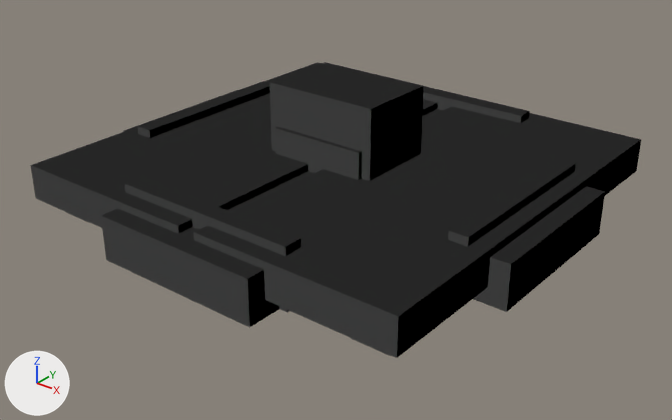
A saved change to the OBJ model src/main/resources/assets/electricity/models/pv_flat/pv_flat.obj.
The view is the same before and after, from a 50 mm camera at (1.128, -1.444, 0.86) aimed at (0.022, -0.061, 0.003). The axes (+X, +Y, +Z) are drawn at lower left. The lights are the same throughout. The older version comes first. Materials are left out; every surface is plain grey. Where no turn or scale is listed for an object, it has been applied to the vertices.

Before the edit, the objects in view are built like this:
```python
ob_harness = bpy.data.objects.new('harness', me_harness)
ob_harness.location = (0.0, 0.0, 0.0)
ob_harness_001 = bpy.data.objects.new('harness.001', me_harness_001)
ob_harness_001.location = (0.0, 0.0, 0.0)
ob_harness_002 = bpy.data.objects.new('harness.002', me_harness_002)
ob_harness_002.location = (0.0, 0.0, 0.0)
ob_harness_east = bpy.data.objects.new('harness_east', me_harness_east)
ob_harness_east.location = (0.0, 0.0, 0.0)
ob_harness_east_001 = bpy.data.objects.new('harness_east.001', me_harness_east_001)
ob_harness_east_001.location = (0.0, 0.0, 0.0)
ob_harness_north_001 = bpy.data.objects.new('harness_north.001', me_harness_north_001)
ob_harness_north_001.location = (0.0, 0.0, 0.0)
ob_harness_south = bpy.data.objects.new('harness_south', me_harness_south)
ob_harness_south.location = (0.0, 0.0, 0.0)
ob_harness_south_001 = bpy.data.objects.new('harness_south.001', me_harness_south_001)
ob_harness_south_001.location = (0.0, 0.0, 0.0)
ob_modules_001 = bpy.data.objects.new('modules.001', me_modules_001)
ob_modules_001.location = (0.0, 0.0, 0.0)
# me_harness_001
# before: 0 (-0.13, 0.09, 0.26) at pixel (324, 62), 1 (0.13, 0.09, 0.26) at pixel (423, 85), 2 (0.13, -0.09, 0.26) at pixel (370, 109), 3 (-0.13, -0.09, 0.26) at pixel (269, 82)
# also in view: 'modules.002' at (0.0, 0.0, 0.093); 'harness_west.001' at (-0.405, 0.0, 0.064); 'frame' at (0.0, 0.0, 0.055)
```
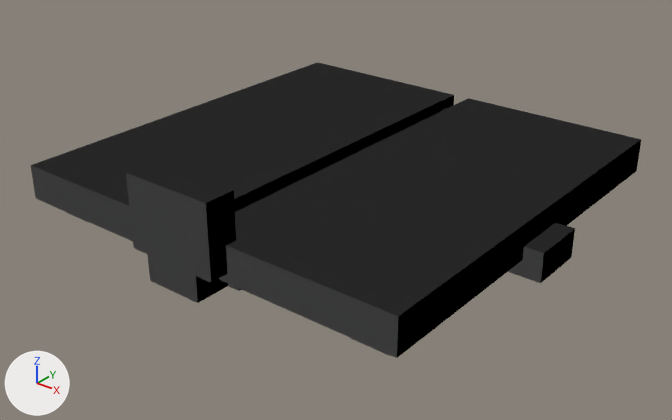
Boxes (x1, y1, x2, y2) around the edits, measured in the pictures (672 x 420 px):
'harness.001', reshaped
    before: (270, 62, 423, 109)
    after: (126, 173, 236, 282)
'harness_south', rescaled
    before: (101, 174, 305, 327)
    after: (147, 251, 228, 303)
'harness', reshaped (mostly hidden afterwards)
    before: (270, 83, 424, 181)
    after: (213, 279, 228, 294)
'harness_east', rescaled
    before: (473, 186, 605, 312)
    after: (508, 223, 575, 283)
'harness.002', reshaped
    before: (275, 127, 362, 180)
    after: (126, 162, 233, 203)
'harness_south.001', moved, rescaled (mostly hidden afterwards)
    before: (125, 177, 301, 312)
    after: (228, 284, 242, 291)
'harness_east.001', moved, rescaled (not visible afterwards)
    before: (448, 159, 576, 247)
'harness_west.001', moved, rescaled (not visible afterwards)
    before: (137, 81, 270, 138)
'harness_north.001', moved, rescaled (not visible afterwards)
    before: (423, 86, 530, 123)
part 2 of me_harness_001, deleted
    before: (270, 62, 423, 109)
part 3 of me_harness_001, added
    after: (126, 173, 236, 282)
part 4 of me_harness_002, deleted
    before: (275, 127, 362, 180)

What changed in the scene script:
```text
Change me_harness:
    remove me_harness.from_pydata(...)  # 8 vertices, 5 faces; spans x -0.13..0.13, y -0.09..0.09, z 0.094..0.26
    add me_harness.from_pydata(...)  # 8 vertices, 6 faces; spans x -0.062..0.062, y -0.46..0.0, z 0.0..0.063
    me_harness part 1: the whole mesh is rebuilt
Change me_harness_001:
    verts and faces of me_harness_001; kept vertices keep their numbers, new ones are numbered from 4
    remove me_harness_001.from_pydata(...)  # 4 vertices, 1 face; spans x -0.13..0.13, y -0.09..0.09, z 0.26
    add me_harness_001.from_pydata(...)  # 8 vertices, 5 faces; spans x -0.1..0.1, y -0.5..-0.435, z 0.055..0.205
    me_harness_001 part 2
    add delete_vertices([*range(0, 4)])  # with the faces that use them
    me_harness_001 part 3
    add verts[4] = (-0.1, -0.5, 0.055)  # pixel (133, 248)
    add verts[5] = (-0.1, -0.435, 0.055)
    add verts[6] = (-0.1, -0.435, 0.205)  # pixel (153, 161)
    add verts[7] = (-0.1, -0.5, 0.205)  # pixel (125, 172)
    add for new, old in zip([*range(8, 12)], [*range(4, 8)]): verts[new] = verts[old] + (0.2, 0.0, 0.0)
    add faces += [(4, 8, 9, 5), (5, 9, 10, 6), (4, 7, 11, 8), (4, 5, 6, 7), (8, 11, 10, 9)]
Change me_harness_002:
    remove me_harness_002.from_pydata(...)  # 16 vertices, 12 faces; spans x -0.11..0.11, y -0.1..0.1, z 0.088..0.168
    add me_harness_002.from_pydata(...)  # 4 vertices, 1 face; spans x -0.1..0.1, y -0.5..-0.435, z 0.205
    me_harness_002 part 4: the whole mesh is rebuilt
    other edits to the shape of me_harness_002 do not show in these pictures
Change me_harness_east:
    remove me_harness_east.from_pydata(...)  # 8 vertices, 6 faces; spans x 0.0..0.5, y -0.188..0.188, z 0.0..0.094
    add me_harness_east.from_pydata(...)  # 8 vertices, 6 faces; spans x 0.0..0.5, y -0.062..0.063, z 0.0..0.063
    me_harness_east part 5: the whole mesh is scaled about the mesh origin by (1, 0.333, 0.665)
Change me_harness_east_001:
    remove me_harness_east_001.from_pydata(...)  # 8 vertices, 6 faces; spans x 0.385..0.425, y -0.205..0.205, z 0.0..0.128
    add me_harness_east_001.from_pydata(...)  # 8 vertices, 6 faces; spans x 0.4..0.425, y -0.09..0.09, z 0.0..0.085
    me_harness_east_001 part 6: the whole mesh is scaled about its middle by (0.625, 0.439, 0.664), then moved by (0.008, 0.0, -0.022)
Change me_harness_north_001:
    remove me_harness_north_001.from_pydata(...)  # 8 vertices, 6 faces; spans x -0.205..0.205, y 0.385..0.425, z 0.0..0.128
    add me_harness_north_001.from_pydata(...)  # 8 vertices, 6 faces; spans x -0.09..0.09, y 0.4..0.425, z 0.0..0.085
    me_harness_north_001 part 7: the whole mesh is scaled about its middle by (0.439, 0.625, 0.664), then moved by (0.0, 0.008, -0.022)
Change me_harness_south:
    remove me_harness_south.from_pydata(...)  # 8 vertices, 6 faces; spans x -0.188..0.188, y -0.5..0.0, z 0.0..0.094
    add me_harness_south.from_pydata(...)  # 8 vertices, 6 faces; spans x -0.062..0.062, y -0.5..0.0, z 0.0..0.063
    me_harness_south part 8: the whole mesh is scaled about the mesh origin by (0.333, 1, 0.665)
Change me_harness_south_001:
    remove me_harness_south_001.from_pydata(...)  # 8 vertices, 6 faces; spans x -0.205..0.205, y -0.425..-0.385, z 0.0..0.128
    add me_harness_south_001.from_pydata(...)  # 8 vertices, 6 faces; spans x -0.09..0.09, y -0.425..-0.4, z 0.0..0.085
    me_harness_south_001 part 9: the whole mesh is scaled about its middle by (0.439, 0.625, 0.664), then moved by (0.0, -0.008, -0.022)
Change me_harness_west_001:
    remove me_harness_west_001.from_pydata(...)  # 8 vertices, 6 faces; spans x -0.425..-0.385, y -0.205..0.205, z 0.0..0.128
    add me_harness_west_001.from_pydata(...)  # 8 vertices, 6 faces; spans x -0.425..-0.4, y -0.09..0.09, z 0.0..0.085
    me_harness_west_001 part 10: the whole mesh is scaled about its middle by (0.625, 0.439, 0.664), then moved by (-0.008, 0.0, -0.022)
```
